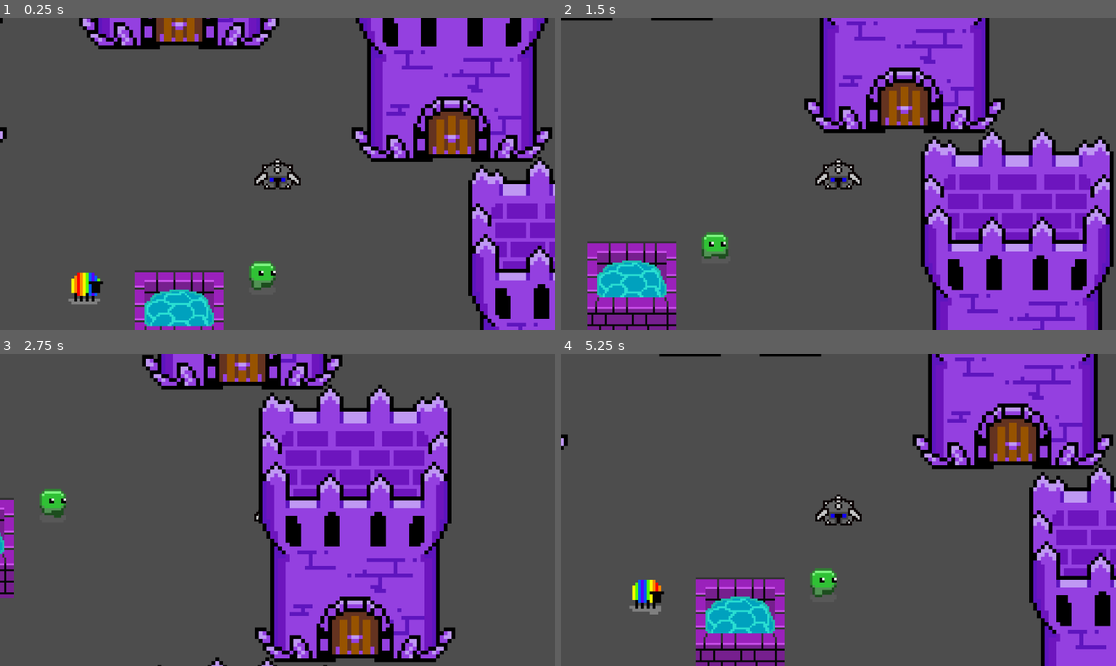
Above: before the commit, frames 1-4 (two rows, left to right).
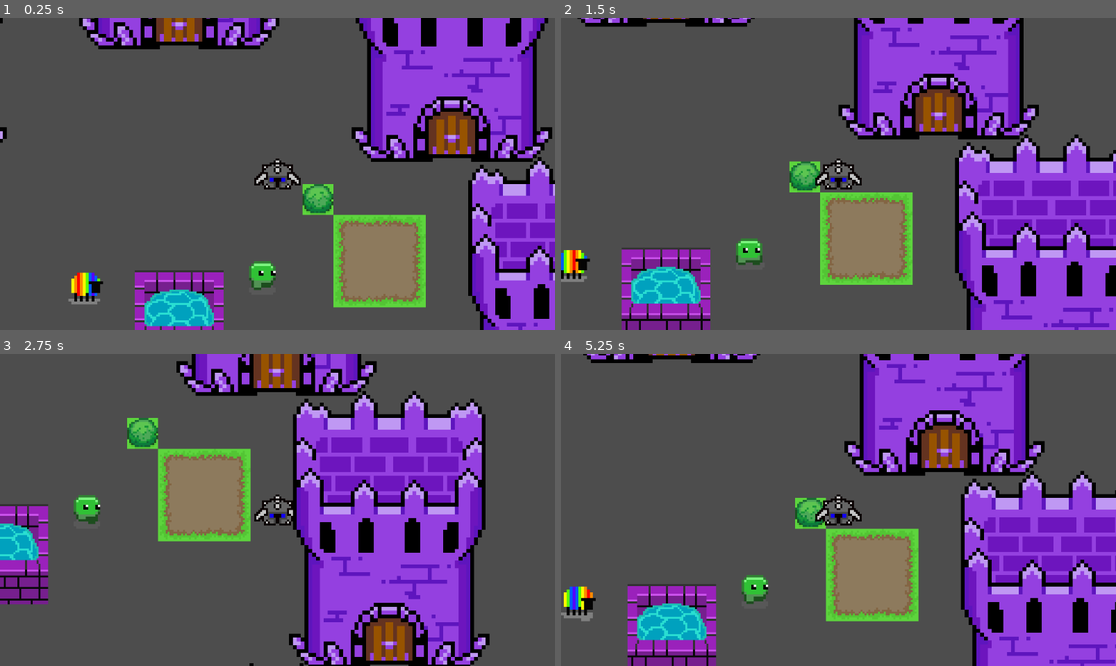
Above: after the commit, the same moments.

Repository: Tourtle21/DefendersOfTheKeep
Game: Godot game, scene res://world/world.tscn
Same seed, same stepped clock (60 frames per second), same inputs: the game is played once before the commit and once after it.
Inputs:
- Up to frame 1 (0.25 s): no input
- Up to frame 2 (1.5 s): hold D (move_right) 0.53-1.28 s; hold S (move_down) from 1.28 s (still down)
- Up to frame 3 (2.75 s): release S (move_down) at 2.03 s; hold D (move_right) from 2.03 s (still down)
- Up to frame 4 (5.25 s): release D (move_right) at 2.78 s; hold W (move_up) 2.78-3.53 s; hold A (move_left) 3.53-5.03 s; hold S (move_down) from 5.03 s (still down)

The runs differ from the first frame. In frame 1, 5.5% of the frame differs, in the area x 54-77%, y 53-93%; in frame 2, 38%; in frame 3, 39%; in frame 4, 42%, in the area x 0-100%, y 0-100%.

Commit message:
I created the tile map and the colisions

Diff:
--- a/player/player.tscn
+++ b/player/player.tscn
@@ -9,6 +9,7 @@
 
 [node name="Player" type="CharacterBody2D"]
 scale = Vector2(4, 4)
+collision_mask = 14
 script = ExtResource("1_rvxyq")
 controls = ExtResource("2_x0m2d")
 
--- a/project.godot
+++ b/project.godot
@@ -12,28 +12,35 @@
 
 config/name="Defenders Of The Keep"
 run/main_scene="res://world/world.tscn"
-config/features=PackedStringArray("4.2", "Forward Plus")
+config/features=PackedStringArray("4.3", "Forward Plus")
 config/icon="res://icon.svg"
 
 [input]
 
 move_up={
 "deadzone": 0.5,
-"events": [Object(InputEventKey,"resource_local_to_scene":fa …(172 unchanged characters)… eycode":87,"key_label":0,"unicode":119,"echo":false,"script":null)
+"events": [Object(InputEventKey,"resource_local_to_scene":fa …(172 unchanged characters)… eycode":87,"key_label":0,"unicode":119,"location":0,"echo":false,"script":null)
 ]
 }
 move_left={
 "deadzone": 0.5,
-"events": [Object(InputEventKey,"resource_local_to_scene":fa …(171 unchanged characters)… keycode":65,"key_label":0,"unicode":97,"echo":false,"script":null)
+"events": [Object(InputEventKey,"resource_local_to_scene":fa …(171 unchanged characters)… keycode":65,"key_label":0,"unicode":97,"location":0,"echo":false,"script":null)
 ]
 }
 move_right={
 "deadzone": 0.5,
-"events": [Object(InputEventKey,"resource_local_to_scene":fa …(172 unchanged characters)… eycode":68,"key_label":0,"unicode":100,"echo":false,"script":null)
+"events": [Object(InputEventKey,"resource_local_to_scene":fa …(172 unchanged characters)… eycode":68,"key_label":0,"unicode":100,"location":0,"echo":false,"script":null)
 ]
 }
 move_down={
 "deadzone": 0.5,
-"events": [Object(InputEventKey,"resource_local_to_scene":fa …(172 unchanged characters)… eycode":83,"key_label":0,"unicode":115,"echo":false,"script":null)
+"events": [Object(InputEventKey,"resource_local_to_scene":fa …(172 unchanged characters)… eycode":83,"key_label":0,"unicode":115,"location":0,"echo":false,"script":null)
 ]
 }
+
+[layer_names]
+
+2d_physics/layer_1="player"
+2d_physics/layer_2="enemies"
+2d_physics/layer_3="background"
+2d_physics/layer_4="collectables"
--- a/scenery/tower/tower.tscn
+++ b/scenery/tower/tower.tscn
@@ -7,6 +7,8 @@
 
 [node name="Tower" type="StaticBody2D"]
 scale = Vector2(8, 8)
+collision_layer = 4
+collision_mask = 11
 
 [node name="Sprite2D" type="Sprite2D" parent="."]
 texture_filter = 1
--- /dev/null
+++ b/tilemaps/grass_tilemap.tscn
@@ -0,0 +1,110 @@
+[gd_scene load_steps=4 format=3 uid="uid://djx67wv2ffm8s"]
+
+[ext_resource type="Texture2D" uid="uid://ul7eo1valh4o" path="res://tilemaps/GrassTileMap.png" id="1_w7f3e"]
+
+[sub_resource type="TileSetAtlasSource" id="TileSetAtlasSource_ge6ey"]
+texture = ExtResource("1_w7f3e")
+0:0/0 = 0
+0:0/0/physics_layer_0/polygon_0/points = PackedVector2Array(-3.53125, -2.6875, 8, -3.4375, 8, 8, -3.34375, 8)
+1:0/0 = 0
+1:0/0/physics_layer_0/polygon_0/points = PackedVector2Array(-8, -3, 8, -3.4375, 8, 8, -8, 8)
+2:0/0 = 0
+2:0/0/physics_layer_0/polygon_0/points = PackedVector2Array(-8, -3, 2.90625, -2.8125, 2.84375, 8, -8, 8)
+3:0/0 = 0
+3:0/0/physics_layer_0/polygon_0/points = PackedVector2Array(-8, -8, 8, -8, 8, 8, -8, 8)
+4:0/0 = 0
+4:0/0/physics_layer_0/polygon_0/points = PackedVector2Array(-8, -8, 3.09375, -8, 3.46875, -4.375, 8, -4, 8, 8, -8, 8)
+5:0/0 = 0
+5:0/0/physics_layer_0/polygon_0/points = PackedVector2Array(-8, -2.8125, -3.84375, -3.3125, -3.84375, -8, 8, -8, 8, 8, -8, 8)
+6:0/0 = 0
+6:0/0/physics_layer_0/polygon_0/points = PackedVector2Array(-8, -8, 8, -8, 8, 3.625, 3.84375, 4.0625, 3.09375, 8, -8, 8)
+7:0/0 = 0
+7:0/0/physics_layer_0/polygon_0/points = PackedVector2Array(-8, -8, 8, -8, 8, 8, -2.15625, 8, -3.65625, 4.625, -8, 3.375)
+0:1/0 = 0
+0:1/0/physics_layer_0/polygon_0/points = PackedVector2Array(-2.96875, -8, 8, -8, 8, 8, -2.96875, 8)
+1:1/0 = 0
+1:1/0/physics_layer_0/polygon_0/points = PackedVector2Array(-8, -8, 8, -8, 8, 8, -8, 8)
+2:1/0 = 0
+2:1/0/physics_layer_0/polygon_0/points = PackedVector2Array(-8, -8, 2.90625, -8, 3.21875, 8, -8, 8)
+3:1/0 = 0
+3:1/0/physics_layer_0/polygon_0/points = PackedVector2Array(-2.78125, -8, 2.96875, -8, 2.84375, 8, -3.59375, 8)
+4:1/0 = 0
+4:1/0/physics_layer_0/polygon_0/points = PackedVector2Array(-3.34375, 4.8125, -4.03125, -8, 3.34375, -8, 3.59375, -4.125, 8, -3.75, 8, 5.125)
+5:1/0 = 0
+5:1/0/physics_layer_0/polygon_0/points = PackedVector2Array(-8, -3.1875, -3.78125, -3.125, -4.03125, -8, 3.34375, -8, 2.46875, 4.625, -3.78125, 5, -8, 4.8125)
+6:1/0 = 0
+6:1/0/physics_layer_0/polygon_0/points = PackedVector2Array(-2.78125, -3.6875, 8, -3.6875, 8, 3.5625, 2.78125, 4.0625, 2.78125, 8, -3.21875, 8)
+7:1/0 = 0
+7:1/0/physics_layer_0/polygon_0/points = PackedVector2Array(-8, -3.1875, 2.84375, -2.5, 2.96875, 8, -3.34375, 8, -4.09375, 4.5625, -8, 4)
+0:2/0 = 0
+0:2/0/physics_layer_0/polygon_0/points = PackedVector2Array(-2.96875, -8, 8, -8, 8, 4.75, -2.71875, 4.8125)
+1:2/0 = 0
+1:2/0/physics_layer_0/polygon_0/points = PackedVector2Array(-8, -8, 8, -8, 8, 4.75, -8, 4.875)
+2:2/0 = 0
+2:2/0/physics_layer_0/polygon_0/points = PackedVector2Array(-8, -8, 2.90625, -8, 3.21875, 4.6875, -8, 4.8125)
+3:2/0 = 0
+3:2/0/physics_layer_0/polygon_0/points = PackedVector2Array(-8, 4.75, -8, -3.0625, 8, -2.9375, 8, 4.9375)
+4:2/0 = 0
+4:2/0/physics_layer_0/polygon_0/points = PackedVector2Array(-8, 4.75, -8, -3.0625, 3.28125, -3.1875, 3.03125, 4.75)
+5:2/0 = 0
+5:2/0/physics_layer_0/polygon_0/points = PackedVector2Array(-2.78125, -8, 2.96875, -8, 2.90625, 4.9375, -3.15625, 5)
+6:2/0 = 0
+6:2/0/physics_layer_0/polygon_0/points = PackedVector2Array(-2.78125, -3.6875, 3.09375, -3.8125, 2.96875, 8, -3.21875, 8)
+7:2/0 = 0
+0:3/0 = 0
+1:3/0 = 0
+2:3/0 = 0
+3:3/0 = 0
+4:3/0 = 0
+5:3/0 = 0
+6:3/0 = 0
+7:3/0 = 0
+0:4/0 = 0
+1:4/0 = 0
+2:4/0 = 0
+3:4/0 = 0
+4:4/0 = 0
+5:4/0 = 0
+6:4/0 = 0
+7:4/0 = 0
+0:5/0 = 0
+1:5/0 = 0
+2:5/0 = 0
+3:5/0 = 0
+4:5/0 = 0
+5:5/0 = 0
+6:5/0 = 0
+7:5/0 = 0
+0:6/0 = 0
+0:6/0/physics_layer_0/polygon_0/points = PackedVector2Array(-8, 4.75, -8, -3.625, -2.09375, -8, 3.28125, -8, 7.28125, -2.75, 7.09375, 5.375, -0.40625, 7.4375)
+1:6/0 = 0
+1:6/0/physics_layer_0/polygon_0/points = PackedVector2Array(-6.96875, 2.875, -8, -2.875, -2.78125, -7.375, 3.90625, -6.9375, 7.28125, -2.75, 7.40625, 1.4375, 4.15625, 2.625, 3.96875, 8, -3.09375, 8, -3.59375, 4.3125)
+2:6/0 = 0
+3:6/0 = 0
+3:6/0/physics_layer_0/polygon_0/points = PackedVector2Array(-4.96875, 1.875, -4.84375, -2.5625, -2.78125, -7.375, 3.90625, -6.9375, 4.46875, -0.75, 5.90625, 1.8125, 5.96875, 6.5625, 3.40625, 7.0625, -1.53125, 6.625, -5.03125, 5.4375)
+4:6/0 = 0
+4:6/0/physics_layer_0/polygon_0/points = PackedVector2Array(-6.59375, 6.625, -7.34375, -1.6875, -2.78125, -7.375, 3.90625, -6.9375, 6.96875, -0.875, 7.09375, 6.75)
+5:6/0 = 0
+5:6/0/physics_layer_0/polygon_0/points = PackedVector2Array(-6.53125, 8, -0.53125, -3.625, 8, -8, 8, 8)
+6:6/0 = 0
+6:6/0/physics_layer_0/polygon_0/points = PackedVector2Array(-8, 8, -8, -6.75, -2.15625, -6.0625, 4.96875, 2.0625, 6.65625, 8)
+7:6/0 = 0
+0:7/0 = 0
+1:7/0 = 0
+2:7/0 = 0
+3:7/0 = 0
+4:7/0 = 0
+5:7/0 = 0
+5:7/0/physics_layer_0/polygon_0/points = PackedVector2Array(-6.09375, -0.875, -6.84375, -8, 8, -8, 8, 6.8125)
+6:7/0 = 0
+6:7/0/physics_layer_0/polygon_0/points = PackedVector2Array(-8, 5.625, -8, -8, 7.15625, -8, 6.84375, -0.8125, 1.03125, 4.4375)
+7:7/0 = 0
+
+[sub_resource type="TileSet" id="TileSet_uowul"]
+physics_layer_0/collision_layer = 4
+physics_layer_0/collision_mask = 11
+sources/0 = SubResource("TileSetAtlasSource_ge6ey")
+
+[node name="GrassTilemap" type="TileMap"]
+tile_set = SubResource("TileSet_uowul")
+format = 2
--- a/world/world.tscn
+++ b/world/world.tscn
@@ -6,6 +6,7 @@
 [ext_resource type="PackedScene" uid="uid://c8iriw732wf8i" path="res://scenery/well/well.tscn" id="4_xh45j"]
 [ext_resource type="PackedScene" uid="uid://dpmfhpwtjfpl3" path="res://collectables/sheep/sheep.tscn" id="5_nxk23"]
 [ext_resource type="PackedScene" uid="uid://bw210n8f5j5i8" path="res://scenery/tower/tower.tscn" id="6_cu4j2"]
+[ext_resource type="PackedScene" uid="uid://djx67wv2ffm8s" path="res://tilemaps/grass_tilemap.tscn" id="7_nf388"]
 
 [sub_resource type="Resource" id="Resource_lli0t"]
 resource_local_to_scene = true
@@ -19,6 +20,11 @@
 dash = "dash"
 
 [node name="World" type="Node2D"]
+
+[node name="GrassTilemap" parent="." instance=ExtResource("7_nf388")]
+texture_filter = 1
+scale = Vector2(4, 4)
+layer_0/tile_data = PackedInt32Array(-262140, 0, 6, -196603, 0, 3, -196602, 65536, 3, -196601, 131072, 3, -131065, 131072, 4, -65530, 65536, 5, -65529, 131072, 5, -131066, 65536, 4, -131067, 0, 4, -65531, 0, 5)
 
 [node name="Player" parent="." instance=ExtResource("1_wlbsl")]
 position = Vector2(204, -277)
Binary file added: tilemaps/GrassTileMap.png
Not shown, added: tilemaps/GrassTileMap.png.import
Not shown: 1 places in world/world.tscn that only renumber resources
